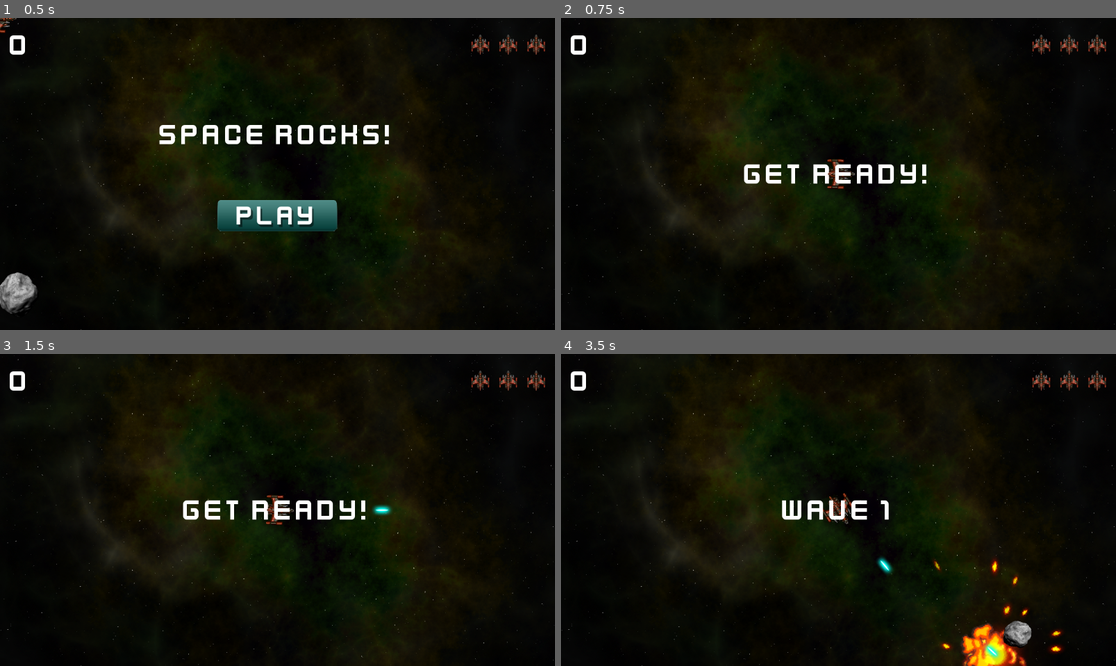
Above: before the commit, frames 1-4 (two rows, left to right).
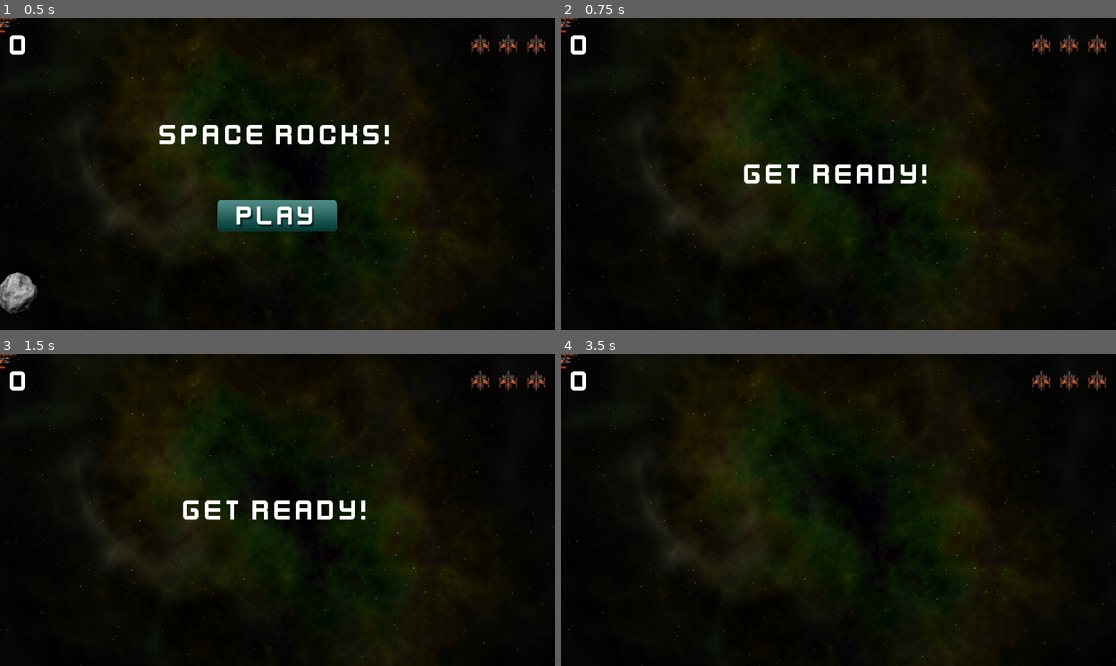
Above: after the commit, the same moments.

Repository: R2Road/book_godot4_game_development_projects
Game: Godot game, scene res://main.tscn
Same seed, same stepped clock (60 frames per second), same inputs: the game is played once before the commit and once after it.
Inputs (mouse positions are in pixels of both pictures, inside the frame that each line leads up to):
- Up to frame 1 (0.5 s): no input
- Up to frame 2 (0.75 s): click (838, 214) at 0.5 s
- Up to frame 3 (1.5 s): tap Enter at 1.25 s; hold D (rotate_right) from 1.28 s (still down); hold Space (shoot) from 1.28 s (still down)
- Up to frame 4 (3.5 s): release D (rotate_right) at 2.03 s; release Space (shoot) at 2.03 s; hold A (rotate_left) 2.03-2.78 s; tap Space (shoot) at 2.1 s; hold D (rotate_right) from 2.78 s (still down); hold Space (shoot) from 2.78 s (still down)

Frame 1 is identical in both runs. In frame 2, 0.2% of the frame differs, in the area x 0-53%, y 0-55%; in frame 3, 0.3%; in frame 4, 2.7%, in the area x 0-91%, y 0-100%.
Error after the commit: Parse Error: Function "explode()" not found in base self. (res://player.gd:162)

Commit message:
connect signal : player > body_entered

Diff:
--- a/chapter_3_space_rock/player.gd
+++ b/chapter_3_space_rock/player.gd
@@ -153,3 +153,10 @@
 
 func _on_invulnerability_timer_timeout():
 	change_state( ALIVE )
+
+
+func _on_body_entered(body):
+	if body.is_in_group( "rocks" ):
+		body.explode()
+		lives -= 1
+		explode()
--- a/chapter_3_space_rock/player.tscn
+++ b/chapter_3_space_rock/player.tscn
@@ -13,7 +13,10 @@
 contact_monitor = true
 linear_damp = 1.0
 script = ExtResource("1_ia0ve")
+engine_power = null
+spin_power = null
 bullet_scene = ExtResource("2_5uv2j")
+fire_rate = null
 
 [node name="Explosion" parent="." instance=ExtResource("3_lhlyx")]
 visible = false
@@ -37,5 +40,6 @@
 wait_time = 2.0
 one_shot = true
 
+[connection signal="body_entered" from="." to="." method="_on_body_entered"]
 [connection signal="timeout" from="GunCooldown" to="." method="_on_gun_cooldown_timeout"]
 [connection signal="timeout" from="InvulnerabilityTimer" to="." method="_on_invulnerability_timer_timeout"]
